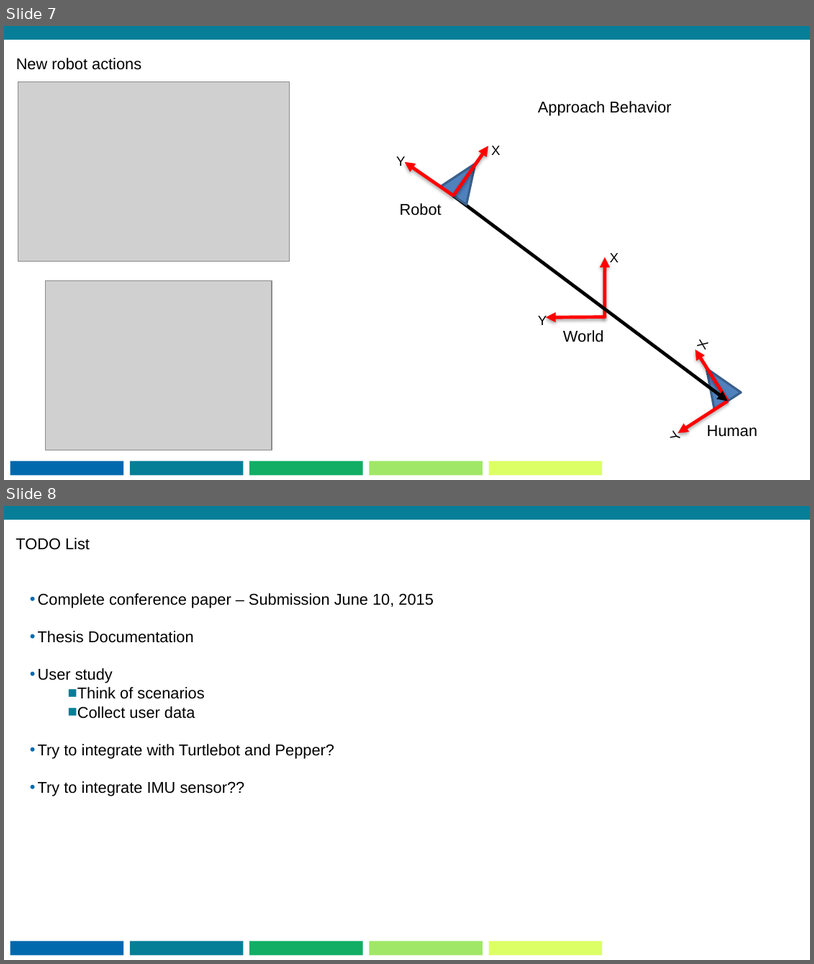
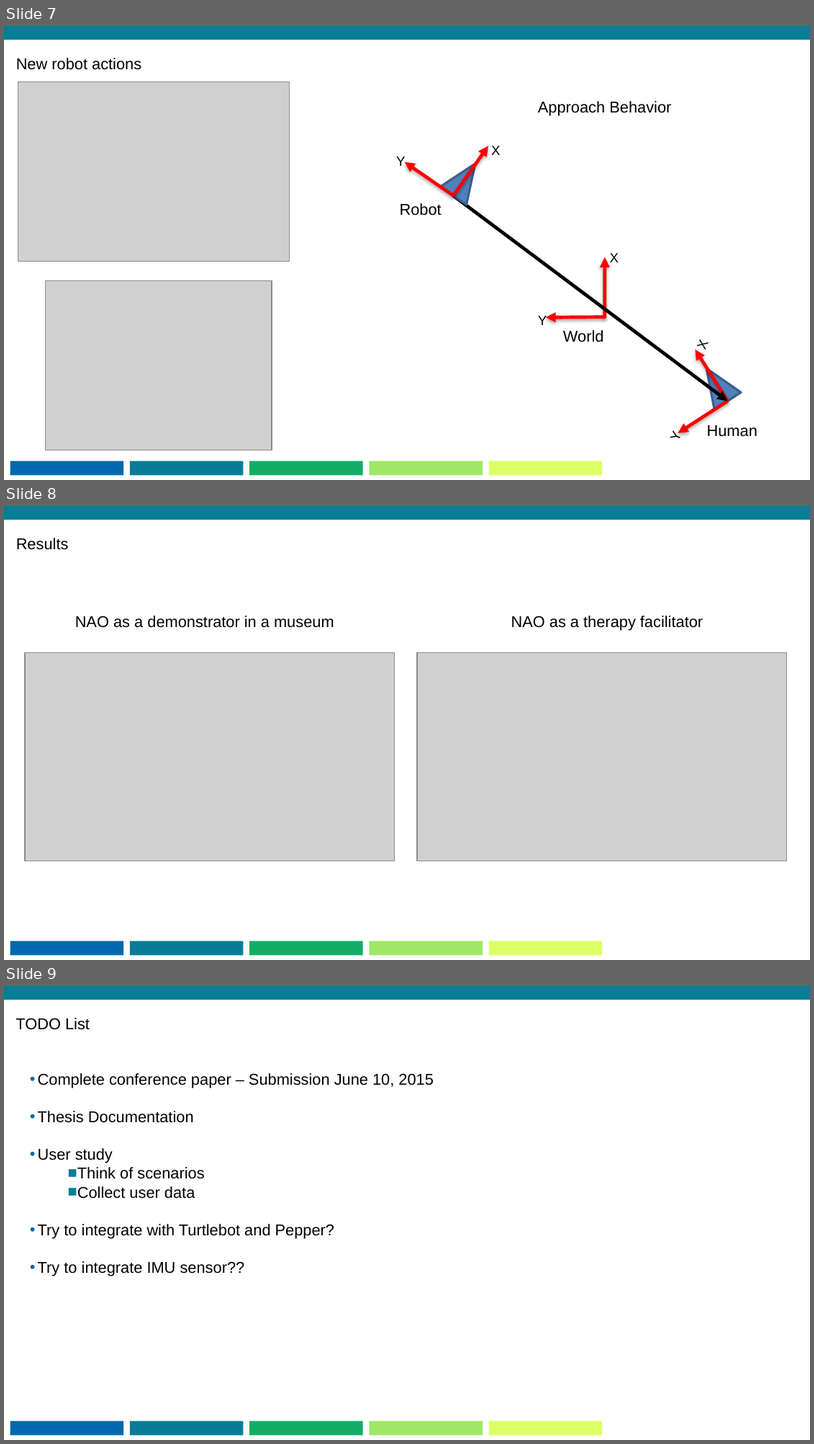
Before and after one commit to praveenv4k/indriya, a slide deck: docs/MonthlyPresentation/20150608_PRAVEEN.pptx. Shown one above the other, each under a label of ours: slides 7 and 8 before the commit, slides 7, 8 and 9 after it. The pictures are 814x964 and 814x1444 pixels, drawn with LibreOffice and Linux fonts; fonts in the diff are those of the drawing; grey boxes stand for pictures. Boxes give left, top, right and bottom in pixels: in the first picture for what was removed or moved away, otherwise in the second. Text is boxed around its words. In the diff, an @@ line names an element or a change of style, - is before the commit and + after.

Commit message:
added link to videos

```diff
--- a/docs/MonthlyPresentation/20150608_PRAVEEN.pptx
+++ b/docs/MonthlyPresentation/20150608_PRAVEEN.pptx
@@ slide 8 added at bbox=[4, 506, 810, 960], background #FFFFFF; not listed: 7 template elements that a slide beside it also shows @@
@@ title added at bbox=[16, 538, 69, 550], 14 pt, text #000000 @@
+Results
@@ text added at bbox=[75, 615, 334, 628], 14 pt, text #000000 @@
+NAO as a demonstrator in a museum
@@ text added at bbox=[512, 615, 703, 631], 14 pt, text #000000 @@
+NAO as a therapy facilitator
@@ picture added at bbox=[25, 653, 395, 861] @@
@@ picture added at bbox=[418, 653, 788, 861] @@
@@ what was slide 8 is now slide 9 @@
```
